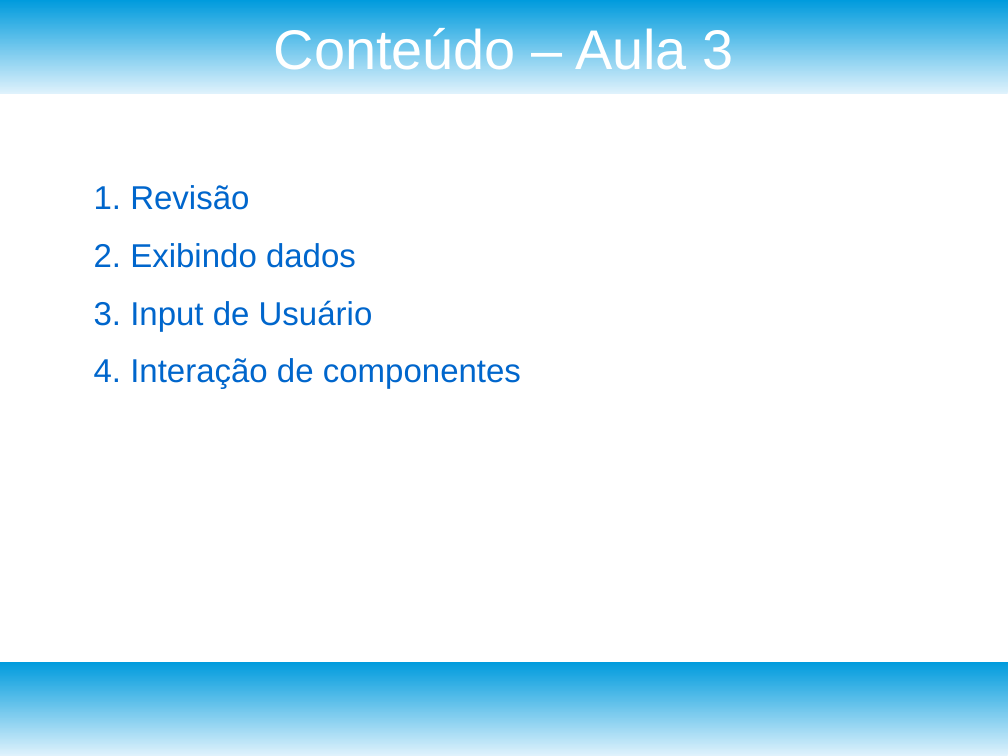
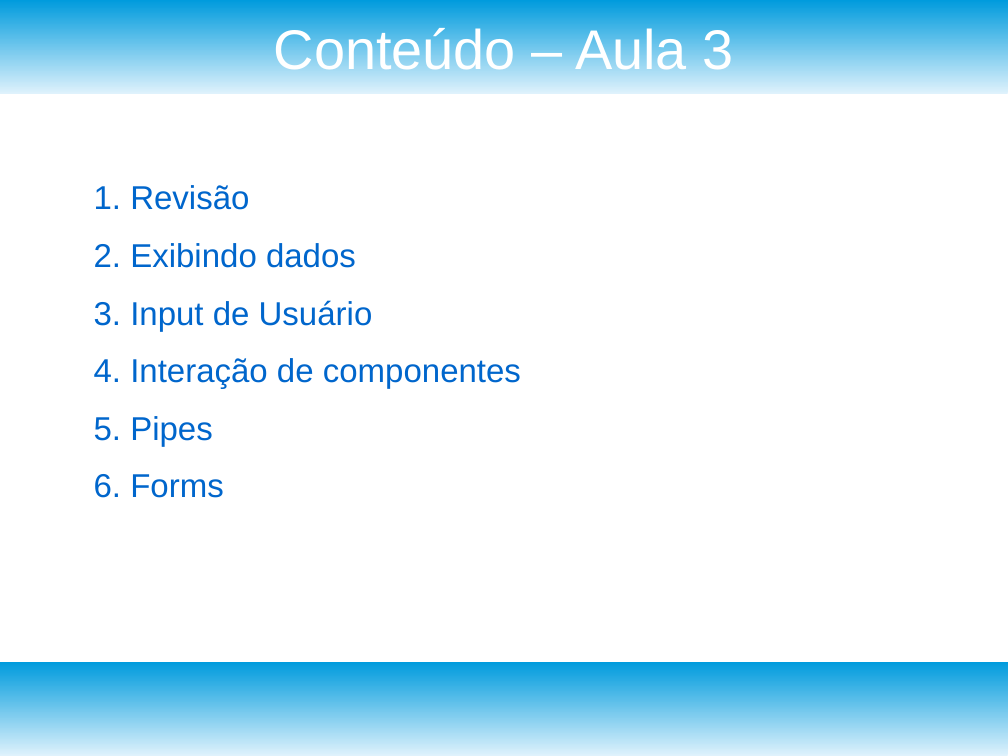
Before and after one commit to josivanribeiro/treinamentoangular, a slide deck: slide 2 of TreinamentoAngular_Aula_3.odp. Drawn at 1008x756 pixels with LibreOffice and Linux fonts; fonts in the diff are those of the drawing. Boxes give left, top, right and bottom in pixels: in the first picture for what was removed or moved away, otherwise in the second. Text is boxed around its words. In the diff, an @@ line names an element or a change of style, - is before the commit and + after.

Commit message:
Added forms content.

```diff
--- a/TreinamentoAngular_Aula_3.odp
+++ b/TreinamentoAngular_Aula_3.odp
@@ text at <box>94,416,224,498</box>: paragraphs added @@
+5. Pipes
+6. Forms
```
Also in this commit, not shown: 4 other slides changed, 22 slides added, 14 other files.
